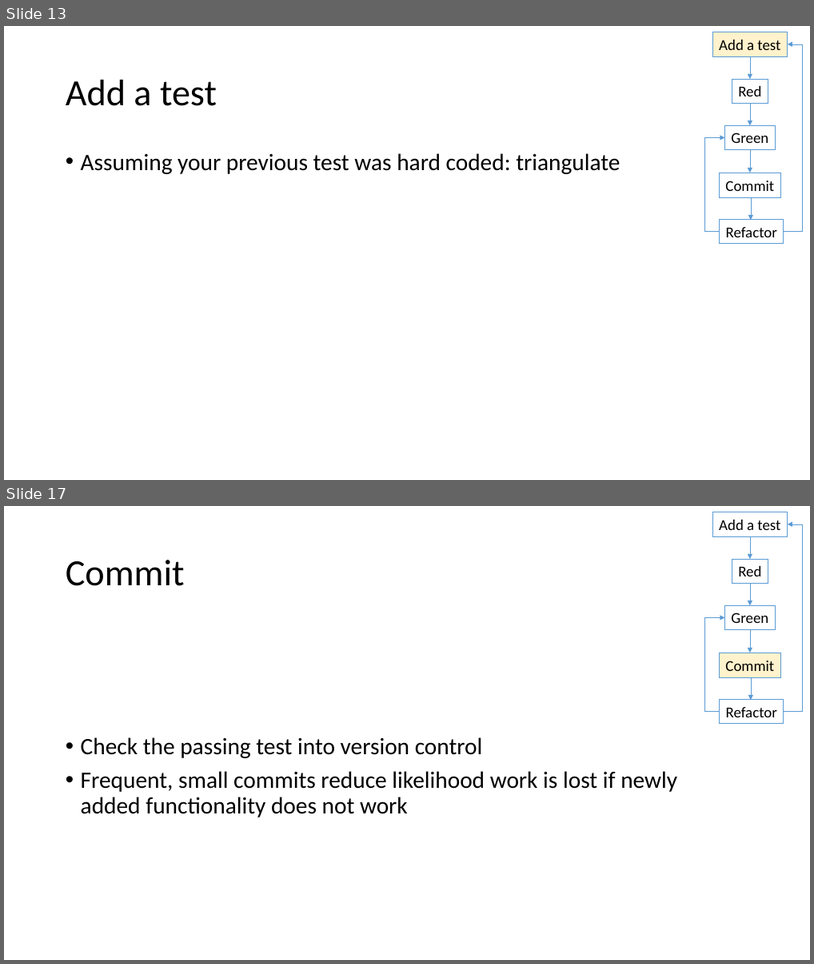
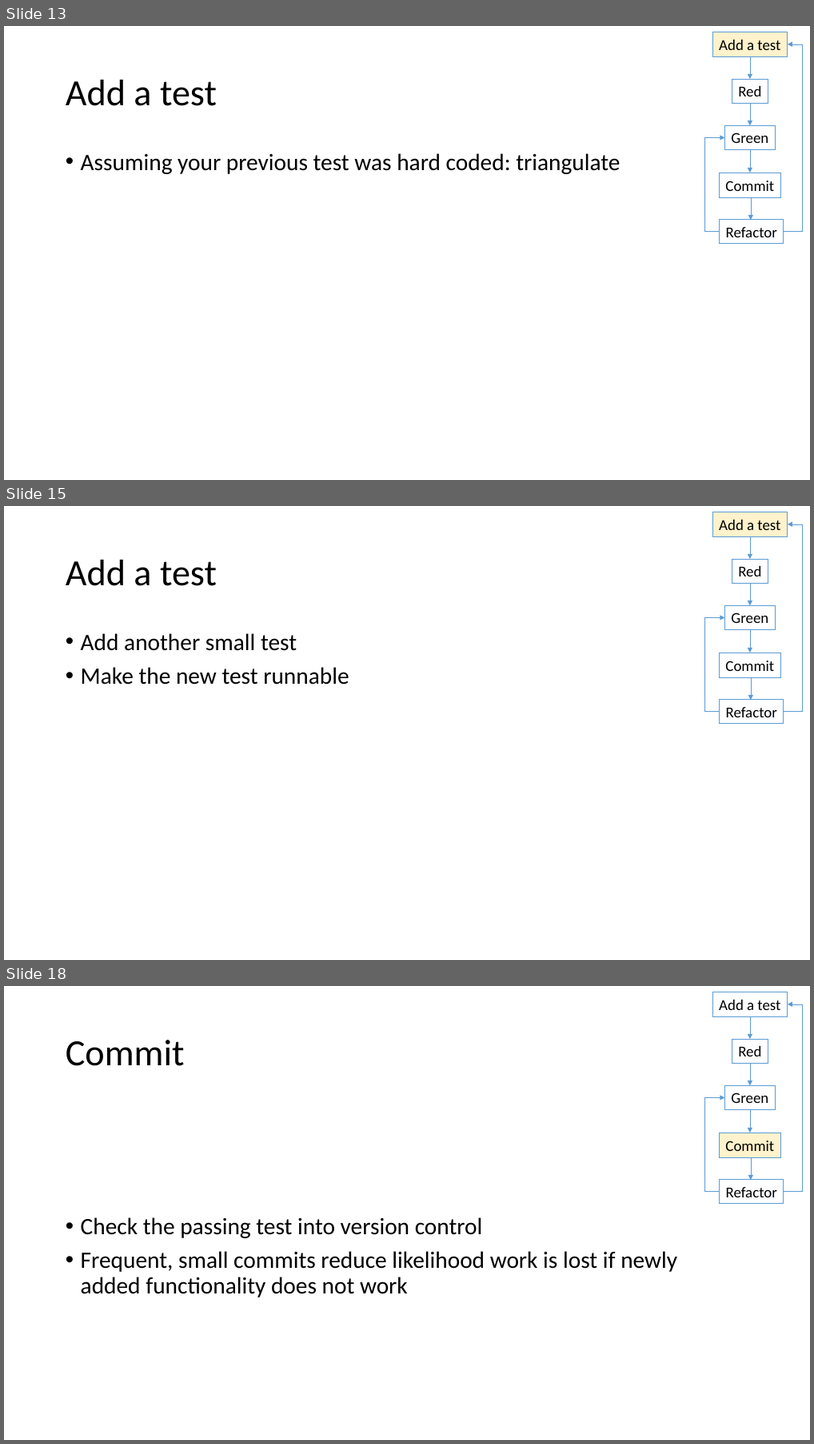
Before and after one commit to LlanddewiLovesYou/TDD_Darts, a slide deck: curriculum.pptx. Shown one above the other, each under a label of ours: slides 13 and 17 before the commit, slides 13, 15 and 18 after it; the slides between them are not shown. The pictures are 814x964 and 814x1444 pixels, drawn with LibreOffice and Linux fonts; fonts in the diff are those of the drawing. Boxes give left, top, right and bottom in pixels: in the first picture for what was removed or moved away, otherwise in the second. Text is boxed around its words. In the diff, an @@ line names an element or a change of style, - is before the commit and + after.

```diff
--- a/curriculum.pptx
+++ b/curriculum.pptx
@@ slide 15 added at (4, 506, 810, 960), background #FFFFFF @@
@@ rectangle added at (713, 512, 788, 536), fill #FFF2CC, outline #5B9BD5 0.75 pt, 18 pt, text #000000 @@
+Add a test
@@ elbow arrow added from (784, 712) to (788, 524), #5B9BD5 0.5 pt @@
@@ arrow added from (750, 536) to (750, 559), #5B9BD5 0.5 pt @@
@@ title added at (66, 560, 217, 586), 44 pt, text #000000 @@
+Add a test
@@ rectangle added at (732, 559, 768, 583), outline #5B9BD5 0.75 pt, 18 pt, text #000000 @@
+Red
@@ arrow added from (750, 583) to (750, 605), #5B9BD5 0.5 pt @@
@@ elbow arrow added from (720, 712) to (725, 617), #5B9BD5 0.5 pt @@
@@ rectangle added at (725, 605, 775, 629), outline #5B9BD5 0.75 pt, 18 pt, text #000000 @@
+Green
@@ text added at (81, 633, 349, 684), 28 pt, text #000000 @@
+• Add another small test
+• Make the new test runnable
@@ arrow added from (750, 630) to (750, 652), #5B9BD5 0.5 pt @@
@@ rectangle added at (720, 653, 782, 677), outline #5B9BD5 0.75 pt, 18 pt, text #000000 @@
+Commit
@@ arrow added from (751, 677) to (751, 700), #5B9BD5 0.5 pt @@
@@ rectangle added at (720, 699, 784, 723), outline #5B9BD5 0.75 pt, 18 pt, text #000000 @@
+Refactor
@@ what was slide 17 is now slide 18 @@
```
Also in this commit, not shown: 3 slides changed.
